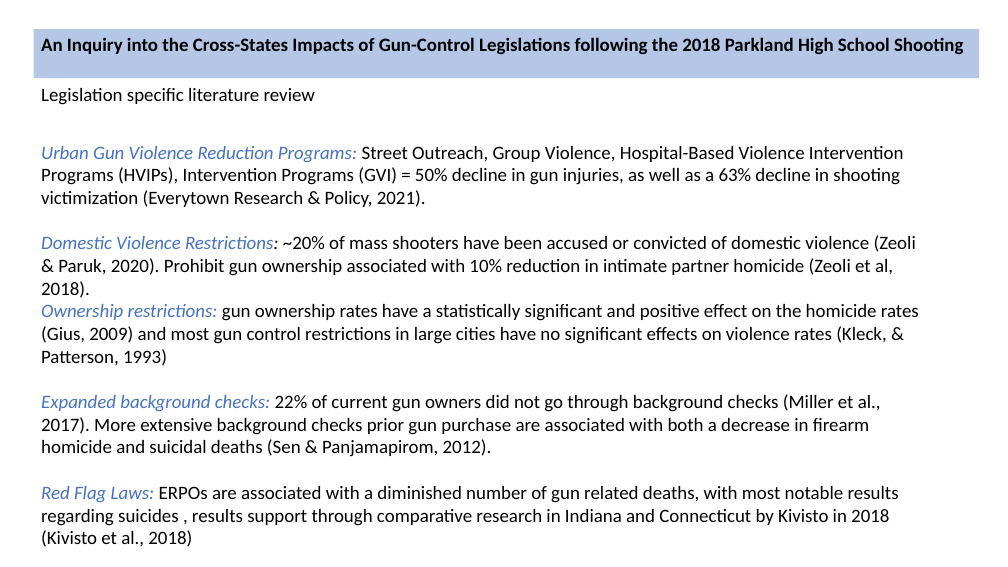
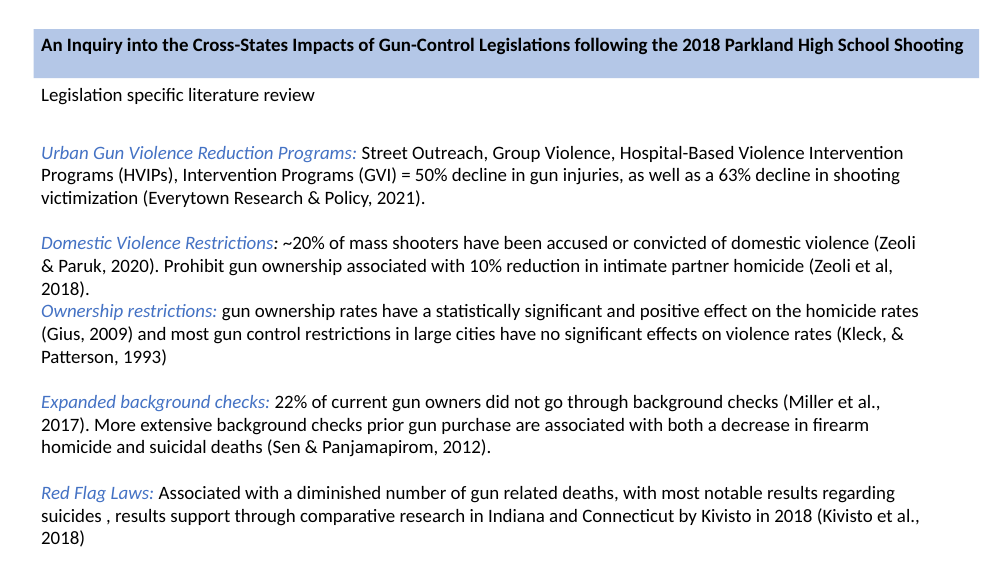
Before and after one commit to Arthur-Langlois/seminar, a slide deck: slide 7 of slides/slides 2.pptx (slide 6 before the commit). Drawn at 1008x567 pixels with LibreOffice and Linux fonts; fonts in the diff are those of the drawing. Boxes give left, top, right and bottom in pixels: in the first picture for what was removed or moved away, otherwise in the second. Text is boxed around its words. In the diff, an @@ line names an element or a change of style, - is before the commit and + after.

```diff
--- a/slides/slides 2.pptx
+++ b/slides/slides 2.pptx
@@ text at bbox=[41, 486, 920, 547]: text changed @@
-Red Flag Laws: ERPOs are associated with a diminished number of gun related deaths, with most notable results regarding suicides , results support through comparative research in Indiana and Connecticut by Kivisto in 2018 (Kivisto et al., 2018)
+Red Flag Laws: Associated with a diminished number of gun related deaths, with most notable results regarding suicides , results support through comparative research in Indiana and Connecticut by Kivisto in 2018 (Kivisto et al., 2018)
```
Also in this commit, not shown: 4 other slides changed, 1 slide added, 10 other files.
